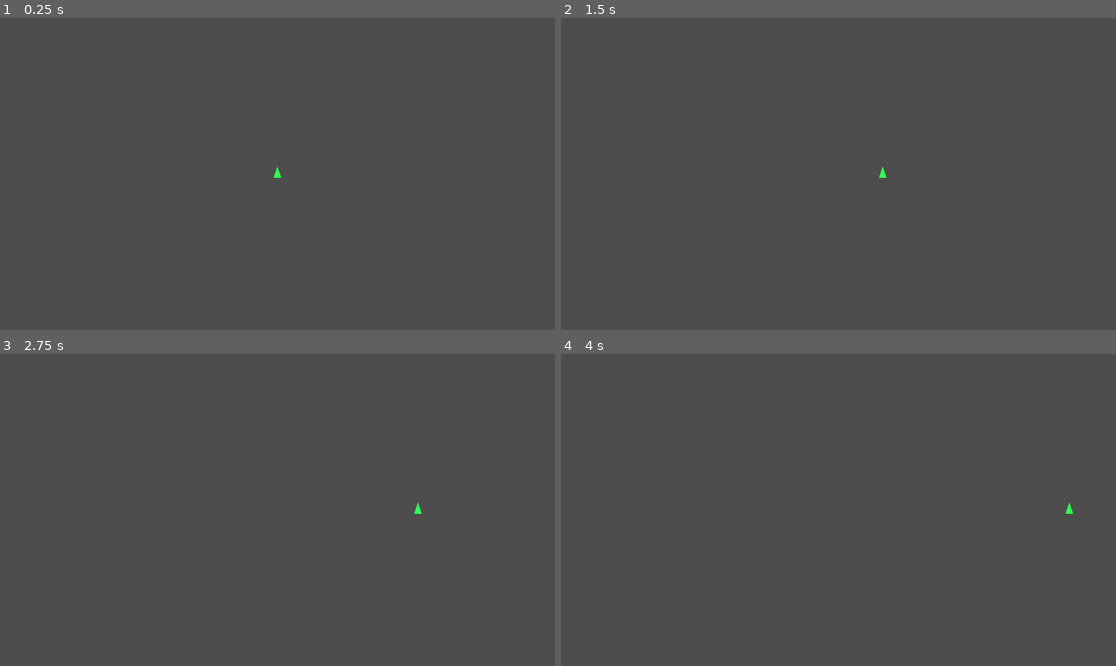
Above: before the commit, frames 1-4 (two rows, left to right).
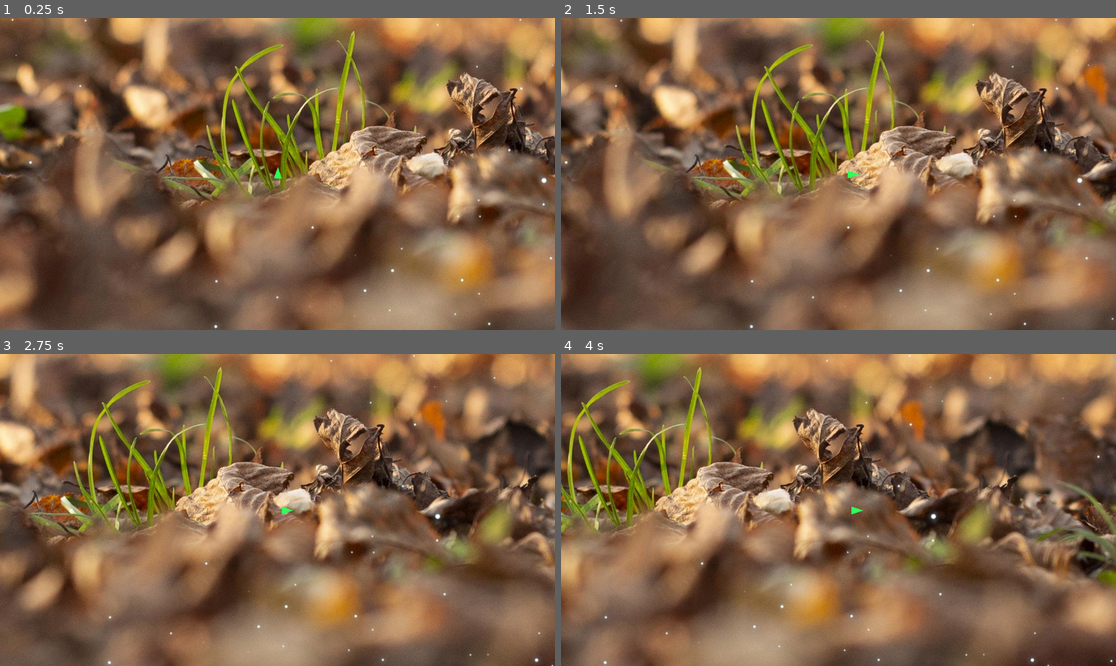
Above: after the commit, the same moments.

Repository: quimnuss/cozy
Game: Godot game, scene res://scenes/main_game.tscn
Two runs of this game, one before a commit and one after it. Both use one fixed random seed, a clock stepped at 60 frames per second and the inputs below. Before the commit the project has no main scene; this scene is started directly in both runs.
Inputs:
- Up to frame 1 (0.25 s): no input
- Up to frame 2 (1.5 s): tap Enter (ui_accept) at 0.5, 0.77 s; hold D (move_right) from 0.53 s (still down)
- Up to frame 3 (2.75 s): tap Enter (ui_accept) at 1.52 s; release D (move_right) at 2.03 s; hold A (move_left) from 2.03 s (still down)
- Up to frame 4 (4 s): release A (move_left) at 2.78 s; hold D (move_right) from 2.78 s (still down); tap Enter (ui_accept) at 3.02, 3.77 s

The runs differ from the first frame. In frame 1, 93% of the frame differs, in the area x 0-100%, y 0-100%; in frame 2, 93%; in frame 3, 95%; in frame 4, 95%.
Error before the commit: Parse Error: Cannot use simple "@export" annotation with variable without type or initializer, since type can't be inferred. (res://scripts/camera.gd:3)

Commit message:
camera, polygon, trail start, parallax

Diff:
--- a/actors/player.gd
+++ b/actors/player.gd
@@ -6,18 +6,20 @@
 const JUMP_VELOCITY = -400.0
 
 
+
 func _physics_process(delta):
 
     # Handle jump.
     if Input.is_action_just_pressed("ui_accept") and is_on_floor():
         velocity.y = JUMP_VELOCITY
 
-    # Get the input direction and handle the movement/deceleration.
-    # As good practice, you should replace UI actions with custom gameplay actions.
     var direction = Input.get_vector("move_left", "move_right", "move_up", "move_down")
     if direction:
         velocity = velocity.move_toward(direction*Vector2(SPEED,SPEED), SPEED*delta)
     else:
         velocity = velocity.move_toward(Vector2(0,0),SPEED*delta)
 
+    if velocity:
+        rotation = velocity.angle() + PI/2
+
     move_and_slide()
--- a/project.godot
+++ b/project.godot
@@ -11,6 +11,7 @@
 [application]
 
 config/name="Cozy"
+run/main_scene="res://scenes/main_game.tscn"
 config/features=PackedStringArray("4.2", "GL Compatibility")
 config/icon="res://icon.svg"
 
--- a/scenes/main_game.tscn
+++ b/scenes/main_game.tscn
@@ -1,11 +1,59 @@
-[gd_scene load_steps=3 format=3 uid="uid://nnrhfywswupo"]
+[gd_scene load_steps=6 format=3 uid="uid://nnrhfywswupo"]
 
 [ext_resource type="Script" path="res://scripts/camera.gd" id="1_wwqgf"]
 [ext_resource type="PackedScene" uid="uid://dmov2xrv47nx4" path="res://actors/player.tscn" id="2_obrol"]
+[ext_resource type="Texture2D" uid="uid://0uf1ngxe638c" path="res://assets/vegetation-natural-plants-park.jpg" id="3_hep7m"]
+[ext_resource type="Texture2D" uid="uid://beudwut7ac0jk" path="res://assets/Stars Small_1.png" id="3_jslog"]
+[ext_resource type="Texture2D" uid="uid://dbxe4jtph5ra1" path="res://assets/Stars Small_2.png" id="4_s7rqi"]
 
 [node name="MainGame" type="Node2D"]
 
-[node name="Camera2D" type="Camera2D" parent="."]
+[node name="Player" parent="." instance=ExtResource("2_obrol")]
+position = Vector2(2432, 1773)
+
+[node name="Camera2D" type="Camera2D" parent="Player" node_paths=PackedStringArray("player")]
+position = Vector2(-1, -1)
+limit_smoothed = true
+position_smoothing_enabled = true
 script = ExtResource("1_wwqgf")
+player = NodePath("..")
 
-[node name="Player" parent="." instance=ExtResource("2_obrol")]
+[node name="ParallaxBackground" type="ParallaxBackground" parent="."]
+
+[node name="Background" type="ParallaxLayer" parent="ParallaxBackground"]
+z_index = -10
+motion_scale = Vector2(0.2, 0.2)
+motion_mirroring = Vector2(5502, 3138)
+
+[node name="Sprite2D" type="Sprite2D" parent="ParallaxBackground/Background"]
+texture = ExtResource("3_hep7m")
+centered = false
+
+[node name="DustBack" type="ParallaxLayer" parent="ParallaxBackground"]
+z_index = -6
+motion_scale = Vector2(0.6, 0.6)
+motion_mirroring = Vector2(4096, 4096)
+
+[node name="Sprite2D" type="Sprite2D" parent="ParallaxBackground/DustBack"]
+texture = ExtResource("4_s7rqi")
+centered = false
+
+[node name="ParallaxLayer" type="ParallaxLayer" parent="ParallaxBackground"]
+
+[node name="Ground" type="Sprite2D" parent="ParallaxBackground/ParallaxLayer"]
+z_index = -5
+texture = ExtResource("3_hep7m")
+centered = false
+
+[node name="DustFront" type="ParallaxLayer" parent="ParallaxBackground"]
+z_index = -3
+motion_scale = Vector2(0.8, 0.8)
+motion_mirroring = Vector2(4096, 4096)
+
+[node name="Sprite2D" type="Sprite2D" parent="ParallaxBackground/DustFront"]
+texture = ExtResource("3_jslog")
+centered = false
+
+[node name="Trail" type="Node2D" parent="."]
+
+[node name="Line2D" type="Line2D" parent="Trail"]
--- a/scripts/camera.gd
+++ b/scripts/camera.gd
@@ -1,6 +1,6 @@
 extends Camera2D
 
-@export var player
+@export var player : Player
 
 
 # Called when the node enters the scene tree for the first time.
@@ -10,4 +10,4 @@
 
 # Called every frame. 'delta' is the elapsed time since the previous frame.
 func _process(delta):
-    self.glob
+    pass
Binary file added: assets/Stars Small_1.png
Not shown, added: assets/Stars Small_1.png.import
Binary file added: assets/Stars Small_2.png
Not shown, added: assets/Stars Small_2.png.import
Not shown, added: assets/branch.png.import
Not shown, added: assets/vegetation-natural-plants-park.jpg.import
